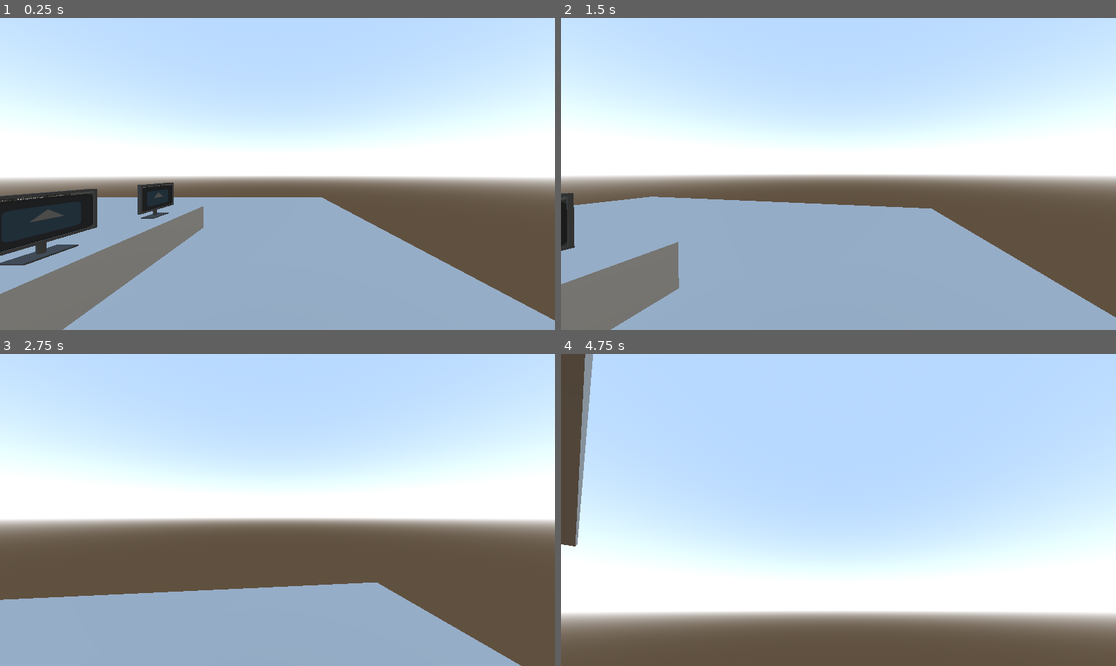
Above: before the commit, frames 1-4 (two rows, left to right).
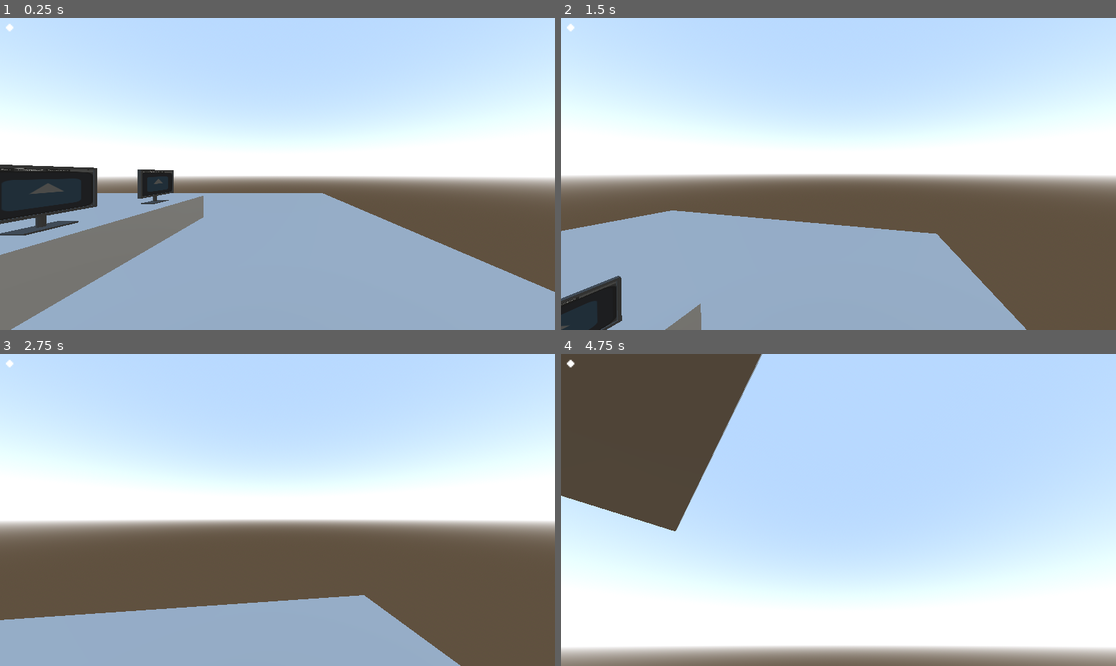
Above: after the commit, the same moments.

Repository: Joshua00013/WhiteHatSimulator
Game: Godot game, scene res://Scenes/main.tscn
The game is run twice, just before and just after one commit, with the same random seed, the same clock (stepped at 60 frames per second) and the same inputs. The engine's default icon, where the game draws it, is replaced by a stand-in: a white triangle on a blue panel in a dark square.
Inputs (mouse positions are in pixels of both pictures, inside the frame that each line leads up to):
- Up to frame 1 (0.25 s): no input
- Up to frame 2 (1.5 s): tap Enter (ui_accept) at 0.5, 0.8, 1.35 s; move the mouse to (866, 174) at 0.52 s; hold E (interact) 0.53-1.28 s; hold W (move_forward) from 0.53 s (still down); tap Space (jump, bound only after the commit) at 0.77, 1.07 s; move the mouse to (810, 174) at 1.27 s
- Up to frame 3 (2.75 s): keep holding W (move_forward); tap Space (jump, bound only after the commit) at 1.52, 1.55, 1.82, 2.1 s; move the mouse to (288, 503) at 2.02 s; hold E (interact) from 2.03 s (still down)
- Up to frame 4 (4.75 s): move the mouse to (832, 516) at 2.77 s; release E (interact) at 2.78 s; tap E (interact) at 2.85 s; tap Space (jump, bound only after the commit) at 3.02, 3.32, 3.77, 3.8, 4.07 s; tap Enter (ui_accept) at 3.05, 3.6, 4.25 s; move the mouse to (877, 513) at 3.52 s; tap Escape (ui_cancel) at 4.15 s; release W (move_forward) at 4.25 s; drag from (672, 463) to (755, 432) at 4.27 s

The runs differ from the first frame. In frame 1, 11% of the frame differs, in the area x 0-100%, y 1-100%; in frame 2, 13%; in frame 3, 6.6%; in frame 4, 35%, in the area x 0-100%, y 0-100%.

Commit message:
Polished character movement

Diff:
--- /dev/null
+++ b/Components/interact_ray.tscn
@@ -0,0 +1,4 @@
+[gd_scene format=3 uid="uid://4d6admfoa0q5"]
+
+[node name="InteractRay" type="RayCast3D"]
+target_position = Vector3(0, 0, -4)
--- a/Scenes/main.tscn
+++ b/Scenes/main.tscn
@@ -1,6 +1,7 @@
 [gd_scene load_steps=8 format=3 uid="uid://bboey1mf24oe4"]
 
 [ext_resource type="PackedScene" uid="uid://4fjgut4ak6ob" path="res://Scenes/player.tscn" id="1_jjgbg"]
+[ext_resource type="Script" uid="uid://dvhy6a74kxo4m" path="res://Singletons/game_manager.gd" id="1_jjvhh"]
 [ext_resource type="PackedScene" uid="uid://ltxclu2fv57h" path="res://Scenes/maps/environment1.tscn" id="2_bo1nx"]
 [ext_resource type="PackedScene" uid="uid://dx0pda45jmvnh" path="res://Scenes/interactables/computer.tscn" id="3_8gbba"]
 
@@ -15,11 +16,10 @@
 sky = SubResource("Sky_21xkr")
 ambient_light_source = 3
 
-[sub_resource type="CapsuleShape3D" id="CapsuleShape3D_bo1nx"]
-
 [node name="Main" type="Node3D"]
 
 [node name="GameManager" type="Node" parent="."]
+script = ExtResource("1_jjvhh")
 
 [node name="WorldEnvironment" type="WorldEnvironment" parent="."]
 environment = SubResource("Environment_6bp64")
@@ -27,12 +27,6 @@
 [node name="Player" parent="." instance=ExtResource("1_jjgbg")]
 transform = Transform3D(1, 0, 0, 0, 1, 0, 0, 0, 1, 3.39486, -0.322265, -0.126328)
 
-[node name="CollisionShape3D2" type="CollisionShape3D" parent="Player"]
-shape = SubResource("CapsuleShape3D_bo1nx")
-
-[node name="Camera3D2" type="Camera3D" parent="Player"]
-transform = Transform3D(1, 0, 0, 0, 1, 0, 0, 0, 1, 0, 1.60091, -0.238458)
-
 [node name="Environment" parent="." instance=ExtResource("2_bo1nx")]
 
 [node name="Computer" parent="." instance=ExtResource("3_8gbba")]
--- a/Scenes/player.tscn
+++ b/Scenes/player.tscn
@@ -1,6 +1,8 @@
-[gd_scene load_steps=4 format=3 uid="uid://4fjgut4ak6ob"]
+[gd_scene load_steps=6 format=3 uid="uid://4fjgut4ak6ob"]
 
 [ext_resource type="Script" uid="uid://cnwlth5l2crfv" path="res://node_3d.gd" id="1_4flbx"]
+[ext_resource type="PackedScene" uid="uid://4d6admfoa0q5" path="res://Components/interact_ray.tscn" id="2_6t5aa"]
+[ext_resource type="Texture2D" uid="uid://vec8y8iude51" path="res://Assets/ELR_Corsshairs-export.png" id="3_vgqql"]
 
 [sub_resource type="CapsuleShape3D" id="CapsuleShape3D_onrkg"]
 
@@ -13,10 +15,35 @@
 transform = Transform3D(1, 0, 0, 0, 1, 0, 0, 0, 1, 0, 1, 0)
 shape = SubResource("CapsuleShape3D_onrkg")
 
-[node name="Camera3D" type="Camera3D" parent="."]
-transform = Transform3D(1, 0, 0, 0, 1, 0, 0, 0, 1, 0, 1.48232, 0)
-fov = 90.3
-
 [node name="MeshInstance3D" type="MeshInstance3D" parent="."]
 transform = Transform3D(1, 0, 0, 0, 1, 0, 0, 0, 1, 0, 1, 0)
 mesh = SubResource("CapsuleMesh_i3pqv")
+
+[node name="Head" type="Node3D" parent="."]
+transform = Transform3D(1, 0, 0, 0, 1, 0, 0, 0, 1, 0, 2, 0)
+
+[node name="Camera3D" type="Camera3D" parent="Head"]
+fov = 90.3
+
+[node name="InteractRay" parent="Head" instance=ExtResource("2_6t5aa")]
+
+[node name="UI" type="Control" parent="."]
+layout_mode = 3
+anchors_preset = 0
+offset_right = 40.0
+offset_bottom = 40.0
+
+[node name="Crosshair" type="TextureRect" parent="UI"]
+layout_mode = 1
+anchors_preset = 8
+anchor_left = 0.5
+anchor_top = 0.5
+anchor_right = 0.5
+anchor_bottom = 0.5
+offset_left = -20.0
+offset_top = -20.0
+offset_right = 20.0
+offset_bottom = 20.0
+grow_horizontal = 2
+grow_vertical = 2
+texture = ExtResource("3_vgqql")
--- /dev/null
+++ b/Singletons/game_manager.gd
@@ -0,0 +1,4 @@
+extends Node
+
+var ui_active : bool = false #Variable for checking if theres an active ui. Defaulted to false as the player doesnt spawn with UI on
+var game_paused : bool = false # Variable for pausing the game
--- a/node_3d.gd
+++ b/node_3d.gd
@@ -1,40 +1,50 @@
 extends CharacterBody3D
 
-
 const SPEED = 5.0
-const JUMP_VELOCITY = 4.5
-var sensitivity := 5
-@onready var camera_3d = $Camera3D
+const JUMP_VELOCITY = 10
+@export var sensitivity := 0.25
+@export var min_angle = -80
+@export var max_angle = 90
+@export var accel = 16
+@export var look_rotation : Vector2
+@onready var camera_3d = $Head/Camera3D
+@onready var head = $Head
 
 func _ready():
 	Input.set_mouse_mode(Input.MOUSE_MODE_CAPTURED)
+
 func _unhandled_input(event):
 	if event is InputEventMouseMotion:
-		rotation_degrees.y -= event.relative.x * 0.2
-		camera_3d.rotation_degrees.x -= event.relative.y * 0.2
-		camera_3d.rotation_degrees.x = clamp(
-			camera_3d.rotation_degrees.x, -60, 60.0
-		)
-	elif event.is_action_pressed("ui_cancel"):
+		look_rotation.y -= (event.relative.x * sensitivity) #Subtract horizontal mouse movement (x) from the head's y rotation (horizontal rotation from y pole)
+		look_rotation.x -= (event.relative.y * sensitivity)
+		look_rotation.x = clamp(look_rotation.x, min_angle, max_angle) #Minimum and maximum rotation of the vertical rotation
+
+	elif event.is_action_pressed("interact") && GameManager.ui_active == true || event.is_action_pressed("pause"):
+		#Set the cursor visibility to default when a UI is active or game has been paused.
+		#Maybe handle game pause/resume and ui active in gamemanager later instead of in the player node.
 		Input.set_mouse_mode(Input.MOUSE_MODE_VISIBLE)
+
 func _physics_process(delta):
 	# Add the gravity.
 	if not is_on_floor():
 		velocity += get_gravity() * delta
 
 	# Handle jump.
-	if Input.is_action_just_pressed("ui_accept") and is_on_floor():
+	if Input.is_action_just_pressed("jump") and is_on_floor():
 		velocity.y = JUMP_VELOCITY
 
 	# Get the input direction and handle the movement/deceleration.
 	# As good practice, you should replace UI actions with custom gameplay actions.
 	var input_dir = Input.get_vector("strafe_left", "strafe_right", "move_forward", "move_backward")
 	var direction = (transform.basis * Vector3(input_dir.x, 0, input_dir.y)).normalized()
-	if direction:
-		velocity.x = direction.x * SPEED
-		velocity.z = direction.z * SPEED
+	if direction: #Used lerping for smoother movement
+		velocity.x = lerp(velocity.x, direction.x * SPEED, accel * delta)
+		velocity.z = lerp(velocity.z, direction.z * SPEED, accel * delta)
 	else:
-		velocity.x = move_toward(velocity.x, 0, SPEED)
-		velocity.z = move_toward(velocity.z, 0, SPEED)
+		velocity.x = lerp(velocity.x, 0.0, accel * delta)
+		velocity.z = lerp(velocity.z, 0.0, accel * delta)
 
 	move_and_slide()
+
+	head.rotation_degrees.x = look_rotation.x # Set the vertical rotation to the head
+	rotation_degrees.y = look_rotation.y # Set the horizontal rotation to the whole body
--- a/project.godot
+++ b/project.godot
@@ -18,6 +18,7 @@
 [autoload]
 
 PhantomCameraManager="*res://addons/phantom_camera/scripts/managers/phantom_camera_manager.gd"
+GameManager="*res://Singletons/game_manager.gd"
 
 [dotnet]
 
@@ -54,10 +55,26 @@
 "events": [Object(InputEventKey,"resource_local_to_scene":false,"resource_name":"","device":-1,"window_id":0,"alt_press …(192 unchanged characters)…
 ]
 }
+jump={
+"deadzone": 0.2,
+"events": [Object(InputEventKey,"resource_local_to_scene":false,"resource_name":"","device":-1,"window_id":0,"alt_pressed":false,"shift_pressed":false,"ctrl_pressed":false,"meta_pressed":false,"pressed":false,"keycode":0,"physical_keycode":32,"key_label":0,"unicode":32,"location":0,"echo":false,"script":null)
+]
+}
+crouch={
+"deadzone": 0.2,
+"events": [Object(InputEventKey,"resource_local_to_scene":false,"resource_name":"","device":-1,"window_id":0,"alt_pressed":false,"shift_pressed":false,"ctrl_pressed":false,"meta_pressed":false,"pressed":false,"keycode":0,"physical_keycode":4194326,"key_label":0,"unicode":0,"location":0,"echo":false,"script":null)
+]
+}
+pause={
+"deadzone": 0.2,
+"events": [Object(InputEventKey,"resource_local_to_scene":false,"resource_name":"","device":-1,"window_id":0,"alt_pressed":false,"shift_pressed":false,"ctrl_pressed":false,"meta_pressed":false,"pressed":false,"keycode":0,"physical_keycode":4194305,"key_label":0,"unicode":0,"location":0,"echo":false,"script":null)
+]
+}
 
 [physics]
 
 3d/physics_engine="Jolt Physics"
+3d/default_gravity=19.6
 
 [rendering]
 
Binary file added: Assets/ELR_Corsshairs-export.png
Not shown, added: Assets/ELR_Corsshairs-export.png.import
Renamed: default_env.tres -> Environments/default_env.tres
Not shown, added: Singletons/game_manager.gd.uid
